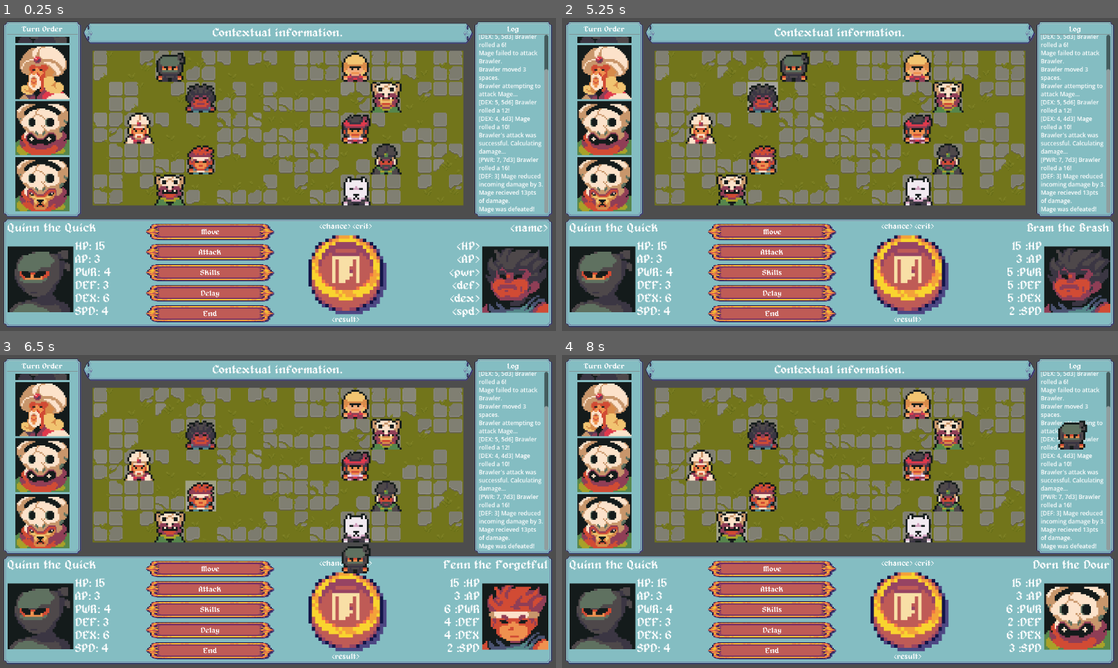
Above: before the commit, frames 1-4 (two rows, left to right).
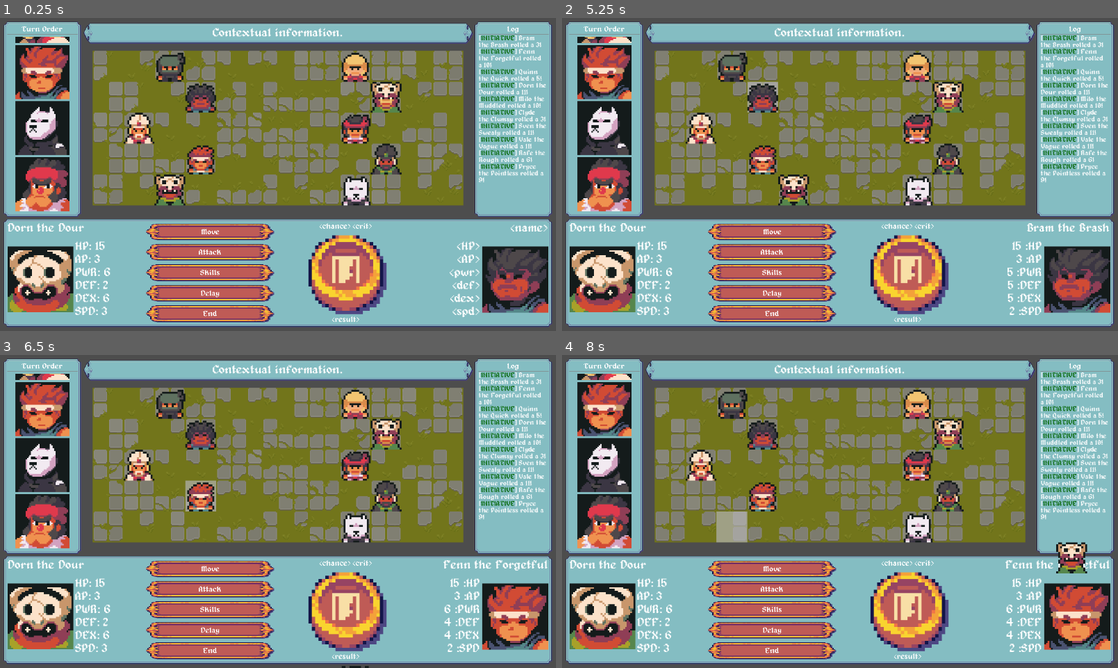
Above: after the commit, the same moments.

Repository: TheOnliestMattastic/Battle-Tactics-Arena
Game: Godot game, scene res://scenes/game.tscn
Same seed, same stepped clock (60 frames per second), same inputs: the game is played once before the commit and once after it.
Inputs (mouse positions are in pixels of both pictures, inside the frame that each line leads up to):
- Up to frame 1 (0.25 s): no input
- Up to frame 2 (5.25 s): click (773, 230) at 0.5 s; click (773, 252) at 1.25 s; click (773, 271) at 2 s; click (773, 293) at 2.75 s; click (773, 315) at 3.5 s; click (906, 271) at 4.25 s; tap Enter (select) at 5, 5.1 s; move the mouse to (762, 96) at 5.02 s; hold D (move_right) from 5.03 s (still down)
- Up to frame 3 (6.5 s): move the mouse to (200, 495) at 5.77 s; release D (move_right) at 5.78 s; hold S (move_down) from 5.78 s (still down); tap Enter (select) at 5.85 s
- Up to frame 4 (8 s): move the mouse to (917, 558) at 6.52 s; release S (move_down) at 6.53 s; hold D (move_right) 6.53-7.28 s; tap Enter (select) at 6.6, 7.35 s; move the mouse to (734, 527) at 7.27 s; hold W (move_up) from 7.28 s (still down)

The runs differ from the first frame. In frame 1, 9.5% of the frame differs, in the area x 1-99%, y 5-95%; in frame 2, 11%; in frame 3, 11%; in frame 4, 13%.

Commit message:
Created dice utility script, integrated init rolls into queue, and added init roll results to combat log

Diff:
--- a/project.godot
+++ b/project.godot
@@ -14,6 +14,10 @@
 run/main_scene="uid://caq5ijr5geoe7"
 config/features=PackedStringArray("4.6", "GL Compatibility")
 config/icon="res://icon.svg"
+
+[autoload]
+
+Dice="*uid://ty3rsqgy4ieb"
 
 [display]
 
--- a/scenes/actor.tscn
+++ b/scenes/actor.tscn
@@ -6,7 +6,6 @@
 [ext_resource type="Script" uid="uid://cuim36c3j6xxr" path="res://scripts/input_component.gd" id="5_0jvkp"]
 [ext_resource type="Script" uid="uid://btm3pfhbdg24m" path="res://scripts/ap_component.gd" id="5_7i7yh"]
 [ext_resource type="Script" uid="uid://cvcrygxjwsqp2" path="res://scripts/move_component.gd" id="6_7i7yh"]
-[ext_resource type="Script" uid="uid://808xmj4dvm1y" path="res://scripts/grid_component.gd" id="7_yvg0l"]
 
 [sub_resource type="Resource" id="Resource_7i7yh"]
 script = ExtResource("2_w6j74")
@@ -110,9 +109,5 @@
 wait_time = 0.1
 one_shot = true
 
-[node name="GridComponent" type="Node" parent="." unique_id=1709377098]
-script = ExtResource("7_yvg0l")
-metadata/_custom_type_script = "uid://808xmj4dvm1y"
-
 [connection signal="mouse_entered" from="." to="InputComponent" method="_on_actor_mouse_entered"]
 [connection signal="mouse_exited" from="." to="InputComponent" method="_on_actor_mouse_exited"]
--- a/scenes/game.tscn
+++ b/scenes/game.tscn
@@ -3,7 +3,7 @@
 [ext_resource type="Script" uid="uid://djl6x2uatqc3m" path="res://scripts/game_master.gd" id="1_kvpfn"]
 [ext_resource type="Texture2D" uid="uid://bt77eidvhb0ii" path="res://assets/sprites/tilesets/TS_grassBrick-32x32.png" id="1_uwrxv"]
 [ext_resource type="PackedScene" uid="uid://oc0dkklawq5y" path="res://scenes/grid_cell.tscn" id="2_lbhrr"]
-[ext_resource type="Script" uid="uid://d0jh2l0cccxn5" path="res://scripts/render_system.gd" id="3_bt5mj"]
+[ext_resource type="Script" uid="uid://d0jh2l0cccxn5" path="res://scripts/display_manager.gd" id="3_bt5mj"]
 [ext_resource type="Texture2D" uid="uid://d04wyb7jkprij" path="res://assets/sprites/ui/header2.png" id="3_lnu2h"]
 [ext_resource type="Texture2D" uid="uid://nopuwc8dbyvd" path="res://assets/sprites/ui/panel4.png" id="4_lbhrr"]
 [ext_resource type="FontFile" uid="uid://dbo5gvh0p6oil" path="res://assets/sprites/alagard.ttf" id="4_p57ef"]
@@ -12,7 +12,6 @@
 [ext_resource type="Texture2D" uid="uid://bxgnpb8oxqmdb" path="res://assets/sprites/ui/buttonexit.png" id="8_0tnpc"]
 [ext_resource type="Texture2D" uid="uid://be0tq4i3oce1p" path="res://assets/sprites/ui/buttondragon1.png" id="8_vtaks"]
 [ext_resource type="LabelSettings" uid="uid://bnot8r4weqg5m" path="res://resources/label_settings.tres" id="9_e1j6l"]
-[ext_resource type="Script" uid="uid://bc4m1pgyqqgbs" path="res://scripts/grid_system.gd" id="10_37s47"]
 [ext_resource type="Resource" uid="uid://ce5fcrpn2n2dp" path="res://resources/brawler_blue.tres" id="11_264po"]
 [ext_resource type="PackedScene" uid="uid://djhx7tehfjcsx" path="res://scenes/actor.tscn" id="11_kvpfn"]
 [ext_resource type="Resource" uid="uid://d1g7m63sg7d24" path="res://resources/fighter_blue.tres" id="12_1kice"]
@@ -151,7 +150,6 @@
 [node name="Game" type="Node2D" unique_id=1873102440]
 
 [node name="GameMaster" type="Node" parent="." unique_id=226980244]
-unique_name_in_owner = true
 script = ExtResource("1_kvpfn")
 
 [node name="Camera2D" type="Camera2D" parent="." unique_id=1685079538]
@@ -163,7 +161,7 @@
 tile_set = SubResource("TileSet_lnu2h")
 metadata/_edit_lock_ = true
 
-[node name="UI" type="Control" parent="." unique_id=2064261322 node_paths=PackedStringArray("queue_display", "active_display", "target_display")]
+[node name="UI" type="Control" parent="." unique_id=2064261322 node_paths=PackedStringArray("queue_display", "active_display", "target_display", "combat_log")]
 unique_name_in_owner = true
 layout_mode = 3
 anchors_preset = 15
@@ -180,6 +178,7 @@
 queue_display = NodePath("HUD/baseBox/topBox/QueuePanel/innerMargin/conentBox/innerMargin/QueueScrollBox/QueueBox")
 active_display = NodePath("HUD/baseBox/bottomPanel/innerMargin/contentBox/ActiveBox")
 target_display = NodePath("HUD/baseBox/bottomPanel/innerMargin/contentBox/TargetBox")
+combat_log = NodePath("HUD/baseBox/topBox/LogPanel/innerContainer/contentBox/ScrollContainer/CombatLog")
 metadata/_edit_lock_ = true
 
 [node name="HUD" type="MarginContainer" parent="UI" unique_id=1752919572]
@@ -340,27 +339,15 @@
 [node name="ScrollContainer" type="ScrollContainer" parent="UI/HUD/baseBox/topBox/LogPanel/innerContainer/contentBox" unique_id=767252119]
 layout_mode = 2
 size_flags_vertical = 3
-
-[node name="RichTextLabel" type="RichTextLabel" parent="UI/HUD/baseBox/topBox/LogPanel/innerContainer/contentBox/ScrollContainer" unique_id=610110922]
+script = ExtResource("5_gee14")
+
+[node name="CombatLog" type="RichTextLabel" parent="UI/HUD/baseBox/topBox/LogPanel/innerContainer/contentBox/ScrollContainer" unique_id=610110922]
 layout_mode = 2
 size_flags_horizontal = 3
 size_flags_vertical = 3
-theme_override_font_sizes/normal_font_size = 12
+theme_override_fonts/normal_font = ExtResource("4_p57ef")
+theme_override_font_sizes/normal_font_size = 14
 bbcode_enabled = true
-text = "Mage moved 2 spaces.
-Mage attempting to attack Brawler...
-[DEX: 4, 4d6] Mage rolled a 5!
-[DEX: 5, 5d3] Brawler rolled a 6!
-Mage failed to attack Brawler.
-Brawler moved 3 spaces.
-Brawler attempting to attack Mage...
-[DEX: 5, 5d6] Brawler rolled a 12!
-[DEX: 4, 4d3] Mage rolled a 10!
-Brawler's attack was successful. Calculating damage...
-[PWR: 7, 7d3] Brawler rolled a 16!
-[DEF: 3] Mage reduced incoming damage by 3.
-Mage recieved 13pts of damage.
-Mage was defeated!"
 scroll_following = true
 
 [node name="bottomPanel" type="NinePatchRect" parent="UI/HUD/baseBox" unique_id=1788899059]
@@ -745,7 +732,7 @@
 [node name="Portrait" parent="UI/HUD/baseBox/bottomPanel/innerMargin/contentBox/TargetBox/HBoxContainer/TargetActorPortrait" unique_id=1672731350 instance=ExtResource("7_pl11u")]
 layout_mode = 2
 
-[node name="GridMap" type="GridContainer" parent="UI" unique_id=966407688 node_paths=PackedStringArray("grid_map")]
+[node name="GridMap" type="GridContainer" parent="UI" unique_id=966407688]
 layout_mode = 0
 offset_left = 192.0
 offset_top = 68.0
@@ -755,8 +742,6 @@
 theme_override_constants/h_separation = 0
 theme_override_constants/v_separation = 0
 columns = 12
-script = ExtResource("10_37s47")
-grid_map = NodePath(".")
 
 [node name="Cell01" parent="UI/GridMap" unique_id=463411070 instance=ExtResource("2_lbhrr")]
 layout_mode = 2
--- a/scripts/ap_component.gd
+++ b/scripts/ap_component.gd
@@ -2,6 +2,7 @@
 extends Node
 
 # Configs
+const max_ap: int = 5
 var current_ap: int = 3
 
 # Spend AP
@@ -14,6 +15,6 @@
 		return current_ap
 
 # Gain AP
-func gain_ap(amt: int):
-	current_ap = min(current_ap + amt, GameMaster.MAX_AP)
+func gain_ap(amt: int) -> int:
+	current_ap = min(current_ap + amt, max_ap)
 	return current_ap
--- /dev/null
+++ b/scripts/dice.gd
@@ -0,0 +1,58 @@
+extends Node
+
+var rng := RandomNumberGenerator.new()
+
+func _ready() -> void:
+	rng.randomize()
+
+func roll_die(sides: int) -> int:
+	if sides <= 0:
+		push_error("[I AM ERROR] Sides must be greater than 0.")
+		return 0
+	return rng.randi_range(1, sides)
+
+func roll_many(count: int, sides: int) -> Array[int]:
+	if count <= 0:
+		push_error("[I AM ERROR] Count must be greater than 0.")
+		return []
+	if sides <= 0:
+		push_error("[I AM ERROR] Sides must be greather than 0")
+		return []
+	var rolls: Array[int] = []
+	for die in count:
+		rolls.append(roll_die(sides))
+	return rolls
+
+func sum_rolls(rolls: Array[int]) -> int:
+	var total: int = 0
+	for value in rolls:
+		total += value
+	return total
+
+func roll_dice(count: int, sides: int) -> int:
+	return sum_rolls(roll_many(count, sides))
+
+func roll_dice_plus(count: int, sides: int, modifier: int) -> int:
+	return roll_dice(count, sides) + modifier
+
+func roll_report(count: int, sides: int) -> Dictionary:
+	var rolls := roll_many(count, sides)
+	return {
+		"rolls": rolls,
+		"total": sum_rolls(rolls)
+	}
+
+func roll_d4() -> int:
+	return roll_die(4)
+
+func roll_d8() -> int:
+	return roll_die(8)
+
+func roll_d10() -> int:
+	return roll_die(10)
+
+func roll_d20() -> int:
+	return roll_die(20)
+
+func roll_d100() -> int:
+	return roll_die(100)
--- a/scripts/render_system.gd
+++ b/scripts/display_manager.gd
@@ -1,4 +1,4 @@
-class_name RenderSystem
+class_name DisplayManager
 extends Control
 
 # === Config ===
@@ -6,19 +6,12 @@
 @export var queue_display: Container
 @export var active_display: Container
 @export var target_display: Container
+@export var combat_log: RichTextLabel
 
-# === Build queue
-func build_queue(team_a: Array, team_b: Array) -> Array[Actor]:
-	var queue: Array[Actor] = []
-	queue.append_array(team_a)
-	queue.append_array(team_b)
-	queue.sort_custom(func(a, b): return a.data.spd > b.data.spd)
-	return queue
+func display_queue(queue: Array[Actor]) -> Dictionary:
+	var copy_of_queue = queue.duplicate() # use copy for function
 
-func display_queue(sorted_queue: Array[Actor], portraits: Dictionary) -> Dictionary:
-	var copy_of_queue = sorted_queue.duplicate() # use copy for function
-
-	# Clear and fill active display, and populate portraits dictionary
+	# Clear and fill active display, and populate dictionary
 	for child in active_display.get_node("HBoxContainer/ActiveActorPortrait").get_children():
 		child.queue_free()
 	var portrait = portrait_scene.instantiate()
@@ -36,6 +29,7 @@
 	active_display.get_node("HBoxContainer/ActiveActorStatMargin/ActiveActorStatBox/spd").text = "SPD: " + str(copy_of_queue[0].data.spd)
 
 	# add to dictionary
+	var portraits: Dictionary = {}
 	portraits[copy_of_queue[0].data.name] = portrait
 	copy_of_queue.pop_front() # remove active actor
 
@@ -49,15 +43,12 @@
 		portrait.texture = actor.data.faceset
 		queue_display.add_child(portrait)
 		portraits[actor.data.name] = portrait
-
-	# return populated dictionary
 	return portraits
 
 func display_target(target: Actor) -> void:
 	var portrait = portrait_scene.instantiate()
 	for child in target_display.get_node("HBoxContainer/TargetActorPortrait").get_children():
 		child.queue_free()
-
 	target_display.get_node("HBoxContainer/TargetActorPortrait").add_child(portrait)
 	portrait.actor_name = target.data.name # link actor to portrait
 	portrait.texture = target.data.faceset # populate portrait w/texture
@@ -68,3 +59,7 @@
 	target_display.get_node("HBoxContainer/TargetActorStatMargin/TargetActorStatBox/def").text = str(target.data.def) + " :DEF"
 	target_display.get_node("HBoxContainer/TargetActorStatMargin/TargetActorStatBox/dex").text = str(target.data.dex) + " :DEX"
 	target_display.get_node("HBoxContainer/TargetActorStatMargin/TargetActorStatBox/spd").text = str(target.data.spd) + " :SPD"
+
+func log_init(results: Dictionary) -> void:
+	for actor in results:
+		combat_log.append_text("[[color=darkgreen]INITIATIVE[/color]] " + actor.data.name + " rolled a " + str(results[actor]) + "![br]")
--- a/scripts/game_master.gd
+++ b/scripts/game_master.gd
@@ -5,34 +5,31 @@
 const MAP_SIZE: Vector2 = Vector2(768, 320)
 const GRID_SIZE: Vector2 = Vector2(12, 5)
 const CELL_SIZE: Vector2 = Vector2(64, 64)
-const MAX_AP: int = 5
 
 # === Queue config ===
 @onready var vanguard: Array = $"../Actors/Vanguard".get_children()
 @onready var flank: Array = $"../Actors/Flank".get_children()
 
 # === Systems config ===
-@onready var render_system: RenderSystem = %UI
+@onready var display_manager: DisplayManager = %UI
 
 # === Lists ===
-var queue: Array[Actor]
+var queue: Array[Actor] = []
 var combatants: Dictionary = {}
 var portraits: Dictionary = {}
-
-func initiate_turn(actor: Array[Actor]) -> void:
-	actor[0].active = true
+var initiative: Dictionary = {}
 
 func _ready() -> void:
-	queue = render_system.build_queue(vanguard, flank)
-	portraits = render_system.display_queue(queue, portraits)
+	queue.append_array(vanguard)
+	queue.append_array(flank)
+	initiative = TurnManager.roll_for_init(queue)
+	display_manager.log_init(initiative)
+	portraits = display_manager.display_queue(queue)
 	for actor in queue: # Populate combatants dictionary
 		combatants[actor.data.name] = actor
-
-	initiate_turn(queue)
+	TurnManager.initiate_turn(queue)
 
 func _process(delta: float) -> void:
 	for combatant in combatants:
 		if combatants[combatant].target:
-			render_system.display_target(combatants[combatant])
-			print(combatant)
-			pass
+			display_manager.display_target(combatants[combatant])
--- a/scripts/grid_component.gd
+++ /dev/null
@@ -1,2 +0,0 @@
-class_name GridComponent
-extends Node
--- a/scripts/grid_system.gd
+++ /dev/null
@@ -1,4 +0,0 @@
-class_name GridSystem
-extends Node
-
-@export var grid_map: GridContainer
--- /dev/null
+++ b/scripts/turn_manager.gd
@@ -0,0 +1,12 @@
+class_name TurnManager
+extends Node
+
+static func roll_for_init(queue: Array[Actor]) -> Dictionary:
+	var initiative: Dictionary = {}
+	for actor in queue:
+		initiative[actor] = Dice.roll_d10() + actor.data.spd
+	queue.sort_custom(func(a, b): return initiative[a] > initiative[b])
+	return initiative
+
+static func initiate_turn(queue: Array[Actor]) -> void:
+	queue[0].active = true
Not shown, added: scripts/dice.gd.uid
Renamed: scripts/render_system.gd.uid -> scripts/display_manager.gd.uid
Not shown, removed: scripts/grid_component.gd.uid
Not shown, removed: scripts/grid_system.gd.uid
Not shown, added: scripts/turn_manager.gd.uid
